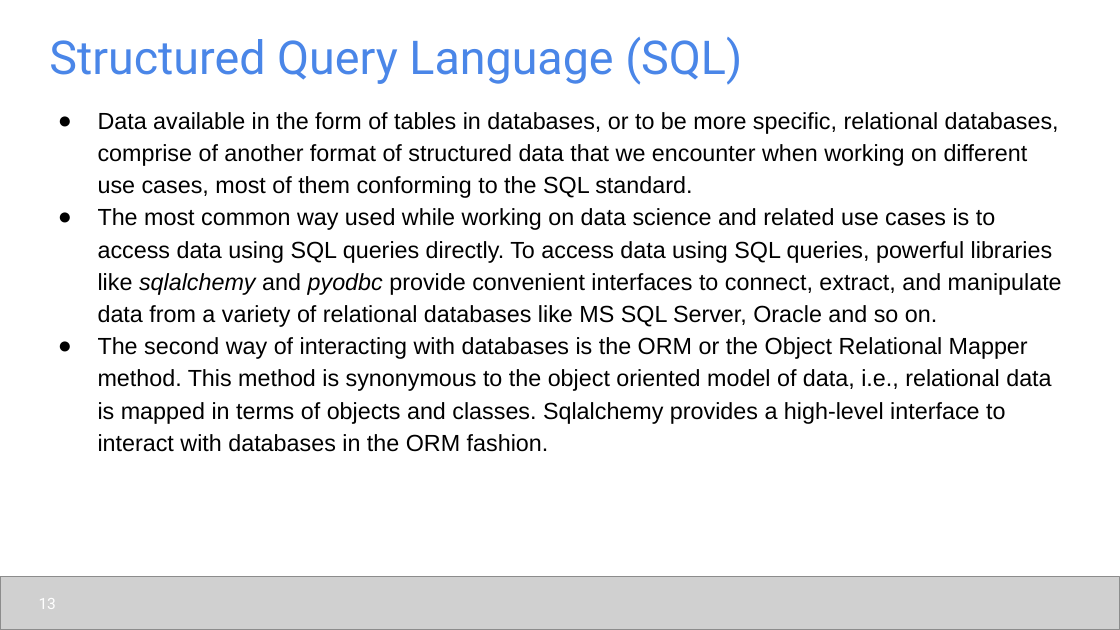
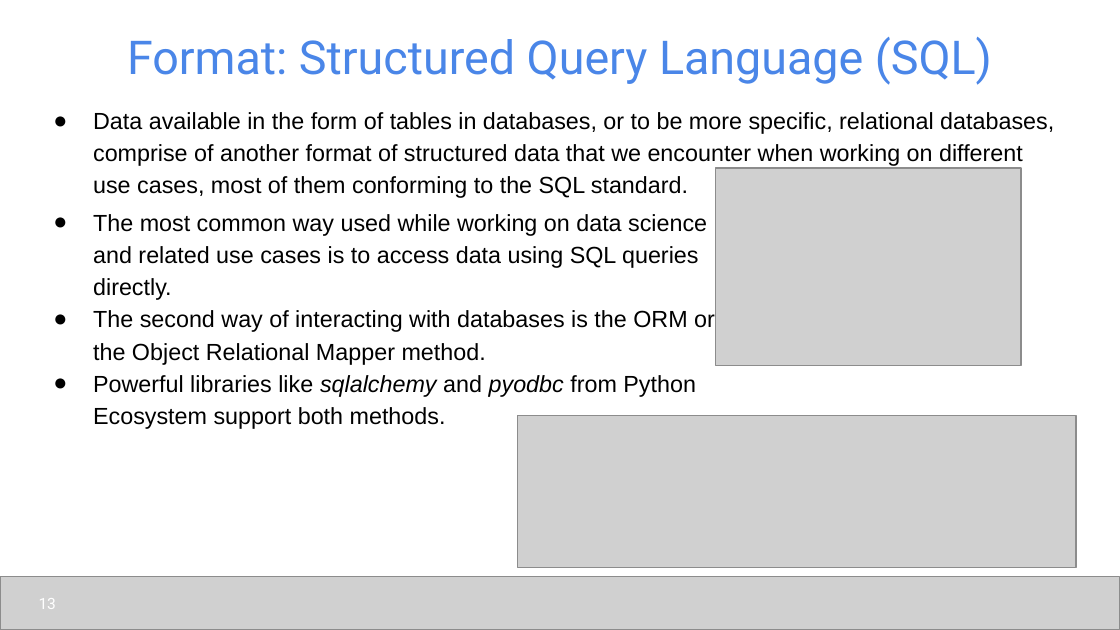
Before and after one commit to udel-cbcb/al_ml_workshop, a slide deck: slide 13 of Day_2/Lectures/Day_2_Lecture_1_Data_Collection_Data_Preparation.pptx. Drawn at 1120x630 pixels with LibreOffice and Linux fonts; fonts in the diff are those of the drawing; grey boxes stand for pictures. Boxes give left, top, right and bottom in pixels: in the first picture for what was removed or moved away, otherwise in the second. Text is boxed around its words. In the diff, an @@ line names an element or a change of style, - is before the commit and + after.

```diff
--- a/Day_2/Lectures/Day_2_Lecture_1_Data_Collection_Data_Preparation.pptx
+++ b/Day_2/Lectures/Day_2_Lecture_1_Data_Collection_Data_Preparation.pptx
@@ title at [127,37,992,84]: text changed @@
-Structured Query Language (SQL)
+Format: Structured Query Language (SQL)
@@ picture added at [716,168,1021,365] @@
@@ text at [98,208,1062,452]: paragraphs removed @@
-● The most common way used while working on data science and related use cases is to access data using SQL queries directly. To access data using SQL queries, powerful libraries like sqlalchemy and pyodbc provide convenient interfaces to connect, extract, and manipulate data from a variety of relational databases like MS SQL Server, Oracle and so on.
-● The second way of interacting with databases is the ORM or the Object Relational Mapper method. This method is synonymous to the object oriented model of data, i.e., relational data is mapped in terms of objects and classes. Sqlalchemy provides a high-level interface to interact with databases in the ORM fashion.
@@ text added at [93,214,715,429], 15 pt, text #000000 @@
+● The most common way used while working on data science and related use cases is to access data using SQL queries directly.
+● The second way of interacting with databases is the ORM or the Object Relational Mapper method.
+● Powerful libraries like sqlalchemy and pyodbc from Python Ecosystem support both methods.
@@ picture added at [517,416,1076,567] @@
```
Also in this commit, not shown: 18 other slides changed, 7 other files.
